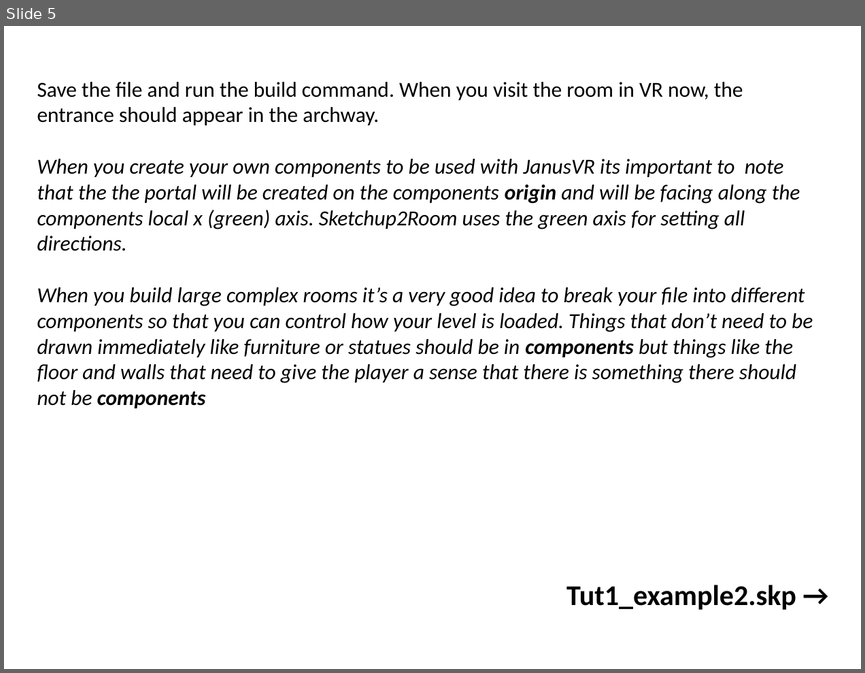
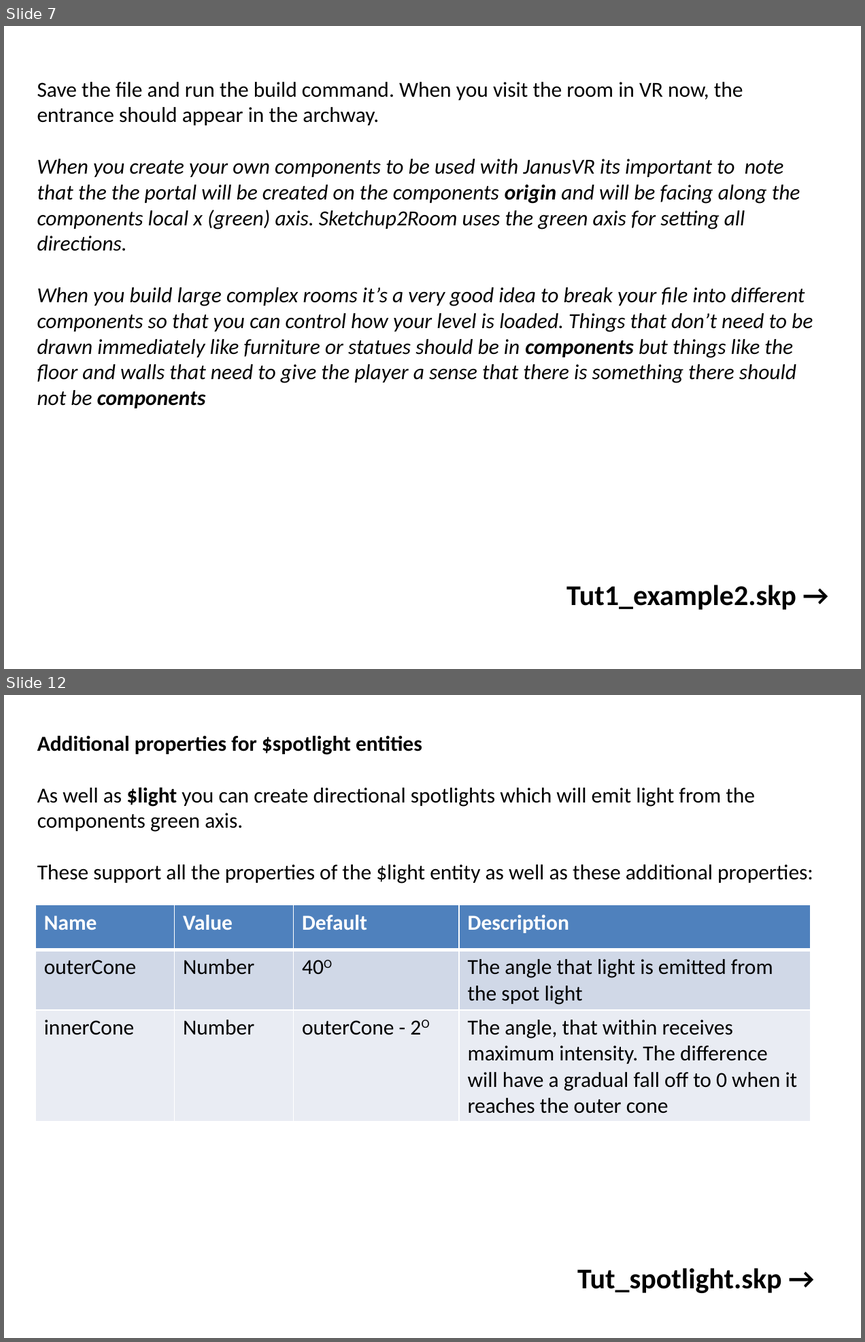
Before and after one commit to lisa-lionheart/sketchup2room, a slide deck: tutorial/slides/slides.pptx. Shown one above the other, each under a label of ours: slide 5 before the commit, slides 7 and 12 after it; the slides between them are not shown. The pictures are 865x673 and 865x1342 pixels, drawn with LibreOffice and Linux fonts; fonts in the diff are those of the drawing; background and template pictures are left out. Boxes give left, top, right and bottom in pixels: in the first picture for what was removed or moved away, otherwise in the second. Text is boxed around its words. In the diff, an @@ line names an element or a change of style, - is before the commit and + after.

```diff
--- a/tutorial/slides/slides.pptx
+++ b/tutorial/slides/slides.pptx
@@ slide 12 added at (x1=4, y1=695, x2=861, y2=1338), background picture (left out) @@
@@ text added at (x1=37, y1=736, x2=813, y2=883), 18 pt, text #000000 @@
+Additional properties for $spotlight entities
+As well as $light you can create directional spotlights which will emit light from the components green axis.
+These support all the properties of the $light entity as well as these additional properties:
@@ table added at (x1=36, y1=905, x2=810, y2=1121), 3 rows, 4 columns @@
+Name | Value | Default | Description
+outerCone | Number | 40O | The angle that light is emitted from the spot light
+innerCone | Number | outerCone - 2O | The angle, that within receives maximum intensity. The difference will have a gradual fall off to 0 when it reaches the outer cone
@@ text added at (x1=577, y1=1268, x2=782, y2=1293), 24 pt, text #000000, bold @@
+Tut_spotlight.skp →
@@ what was slide 5 is now slide 7 @@
```
Also in this commit, not shown: 4 slides changed, 4 other slides added, 1 slide removed, 20 other files.
